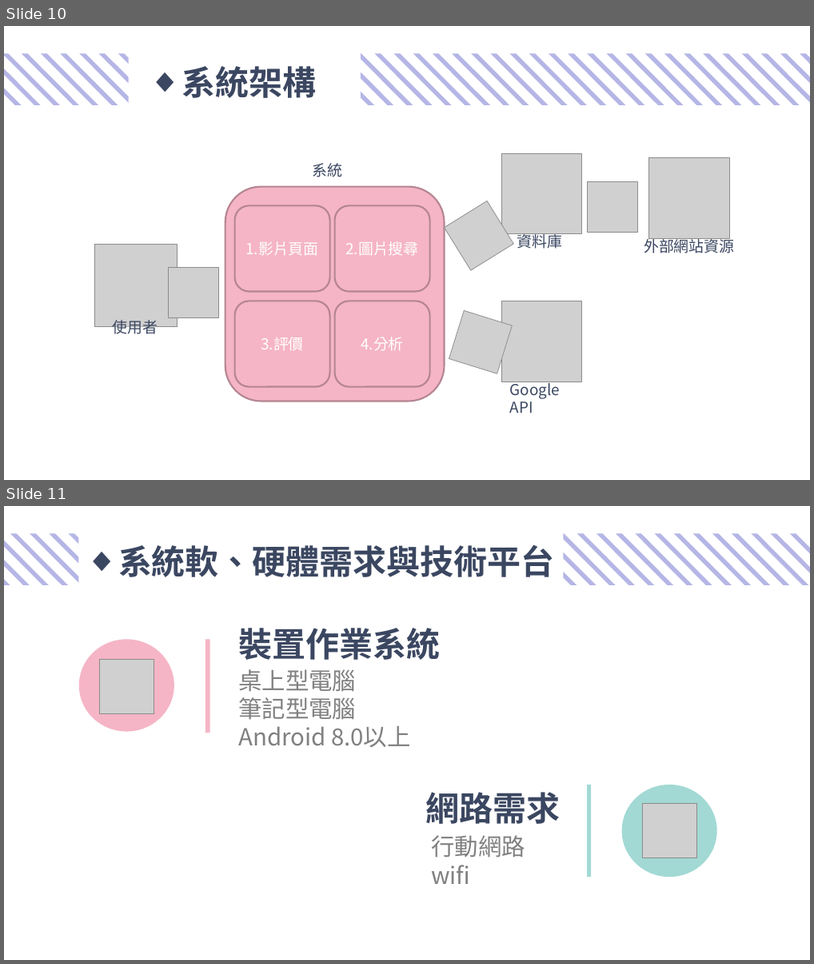
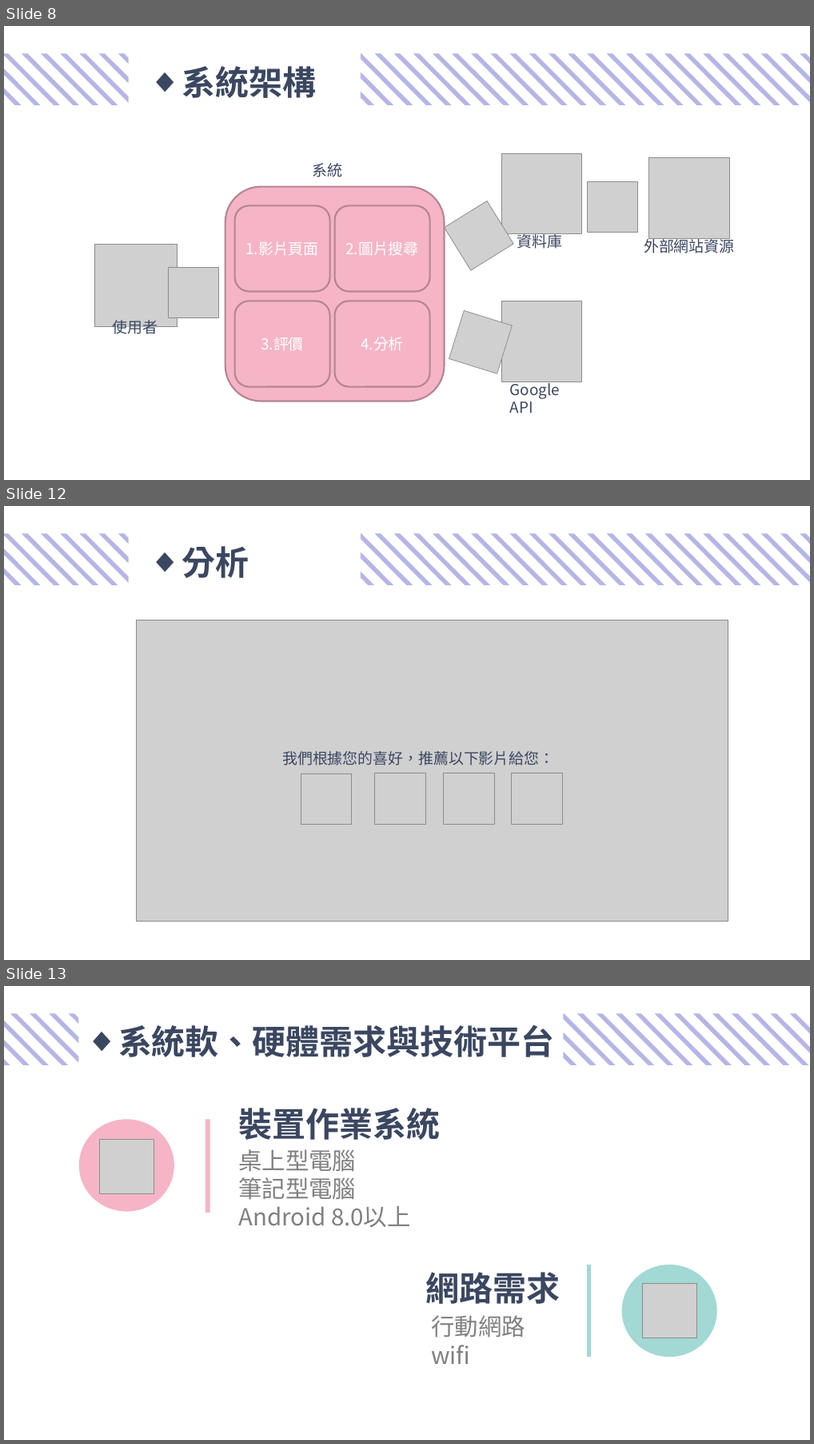
Before and after one commit to Case109504/case109504, a slide deck: 二評文件/109504二評簡報.pptx. Shown one above the other, each under a label of ours: slides 10 and 11 before the commit, slides 8, 12 and 13 after it; the slides between them are not shown. The pictures are 814x964 and 814x1444 pixels, drawn with LibreOffice and Linux fonts; fonts in the diff are those of the drawing; grey boxes stand for pictures. Boxes give left, top, right and bottom in pixels: in the first picture for what was removed or moved away, otherwise in the second. Text is boxed around its words. In the diff, an @@ line names an element or a change of style, - is before the commit and + after.

```diff
--- a/二評文件/109504二評簡報.pptx
+++ b/二評文件/109504二評簡報.pptx
@@ slide 12 added at [4, 506, 810, 960], background #FFFFFF @@
@@ group added at [4, 534, 129, 585]: 9 freeform shapes @@
@@ text added at [182, 546, 249, 578], 40 pt, text #3B4761, bold @@
+◆ 分析
@@ group added at [361, 534, 810, 585]: 26 freeform shapes @@
@@ group added at [137, 620, 729, 921]: 5 pictures, 1 text @@
+我們根據您的喜好，推薦以下影片給您：
@@ what was slide 10 is now slide 8 @@
@@ what was slide 11 is now slide 13 @@
```
Also in this commit, not shown: 8 slides changed, 7 other slides added, 3 slides removed.
